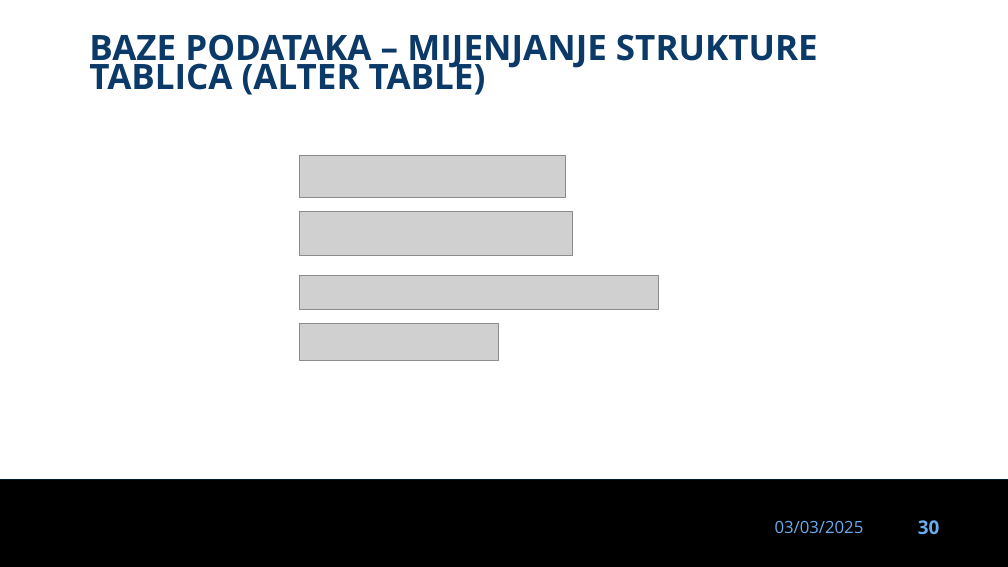
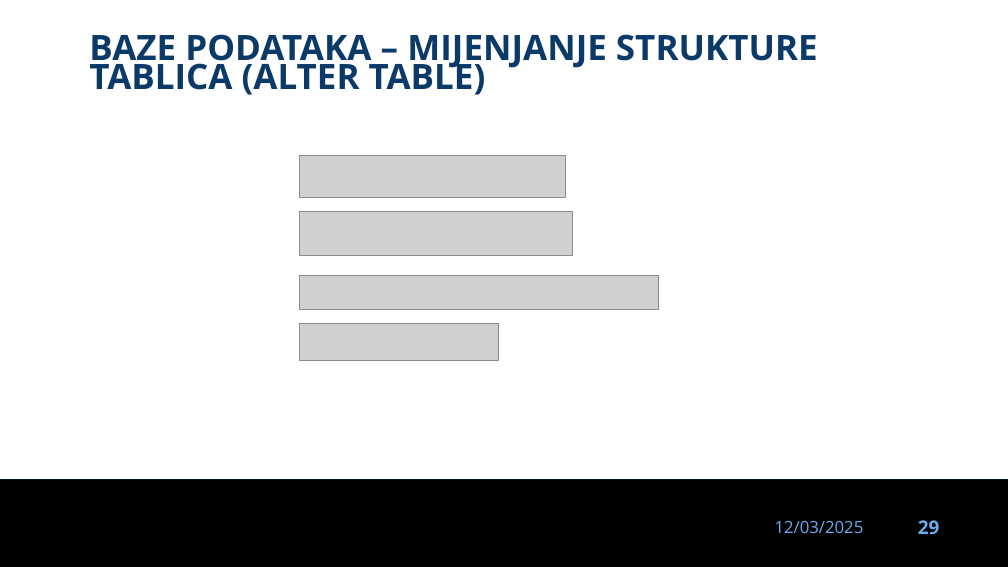
Before and after one commit to dinoDuvnjak/CTK, a slide deck: slide 29 of Bootcamp/DB-uvod/DB-uvod.pptx (slide 30 before the commit). Drawn at 1008x567 pixels with LibreOffice and Linux fonts; fonts in the diff are those of the drawing; grey boxes stand for pictures; background and template pictures are left out. Boxes give left, top, right and bottom in pixels: in the first picture for what was removed or moved away, otherwise in the second. Text is boxed around its words. In the diff, an @@ line names an element or a change of style, - is before the commit and + after.

```diff
--- a/Bootcamp/DB-uvod/DB-uvod.pptx
+++ b/Bootcamp/DB-uvod/DB-uvod.pptx
@@ text at (x1=775, y1=521, x2=864, y2=533): text changed @@
-03/03/2025
+12/03/2025
@@ page number at (x1=918, y1=520, x2=940, y2=535): text changed @@
-30
+29
```
Also in this commit, not shown: 30 other slides changed, 1 slide removed, 1 other file.
